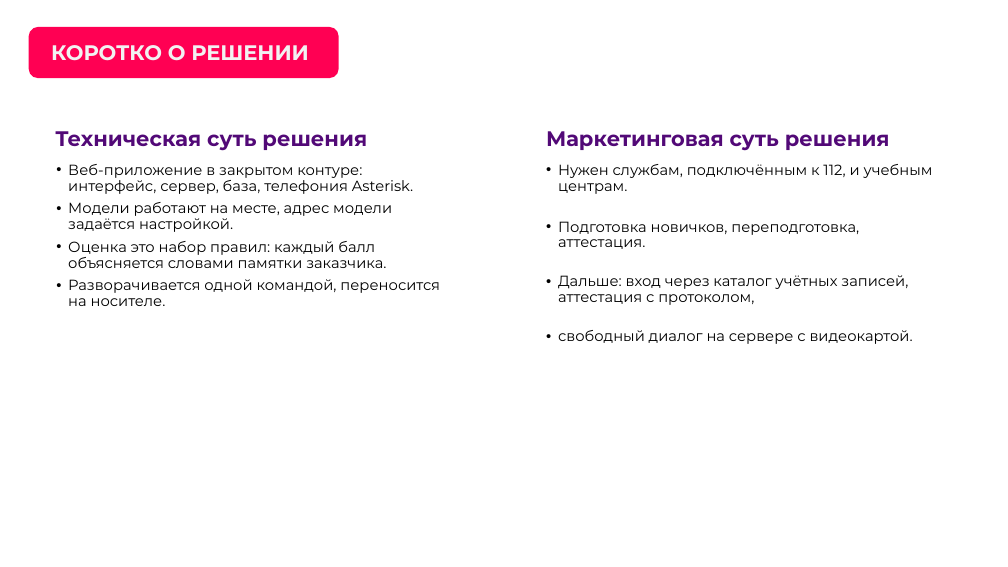
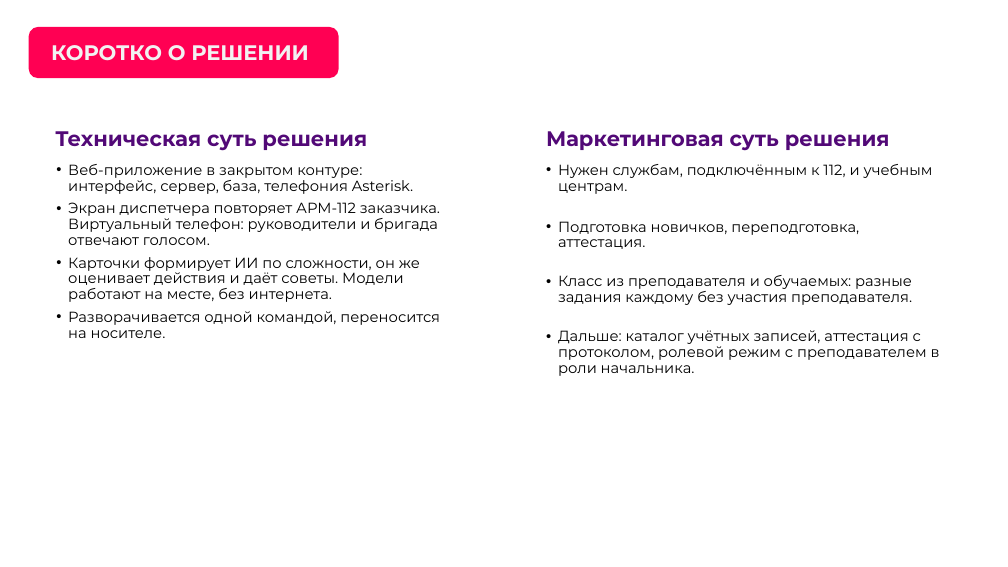
Before and after one commit to Vadik145-beep/lct-112-simulator, a slide deck: slide 3 of docs/presentation/ЛЦТ2026_Ультратех_задача9.pptx. Drawn at 1008x567 pixels with LibreOffice and Linux fonts; fonts in the diff are those of the drawing; background and template pictures are left out. Boxes give left, top, right and bottom in pixels: in the first picture for what was removed or moved away, otherwise in the second. Text is boxed around its words. In the diff, an @@ line names an element or a change of style, - is before the commit and + after.

Commit message:
docs: презентация финала, версия 20.10 (#268)
Переработана под рекомендации заказчика от 16.10: убран режим оператора 112,
добавлены слайды про виртуальный телефон, формирование заданий ИИ и два слайда
«Рекомендации заказчика: что сделано». Обязательные слайды шаблона сохранены.
Обновлены «Где посмотреть», «Что проверено», «Планы», описание решения.

```diff
--- a/docs/presentation/ЛЦТ2026_Ультратех_задача9.pptx
+++ b/docs/presentation/ЛЦТ2026_Ультратех_задача9.pptx
@@ text at bbox=[68, 202, 440, 302]: text changed @@
-• Модели работают на месте, адрес модели задаётся настройкой.
-• Оценка это набор правил: каждый балл объясняется словами памятки заказчика.
+• Экран диспетчера повторяет АРМ-112 заказчика. Виртуальный телефон: руководители и бригада отвечают голосом.
+• Карточки формирует ИИ по сложности, он же оценивает действия и даёт советы. Модели работают на месте, без интернета.
@@ text at bbox=[558, 275, 940, 376]: text changed @@
-• Дальше: вход через каталог учётных записей, аттестация с протоколом,
-• свободный диалог на сервере с видеокартой.
+• Класс из преподавателя и обучаемых: разные задания каждому без участия преподавателя.
+• Дальше: каталог учётных записей, аттестация с протоколом, ролевой режим с преподавателем в роли начальника.
```
Also in this commit, not shown: 9 other slides changed, 4 slides added, 1 other file.
